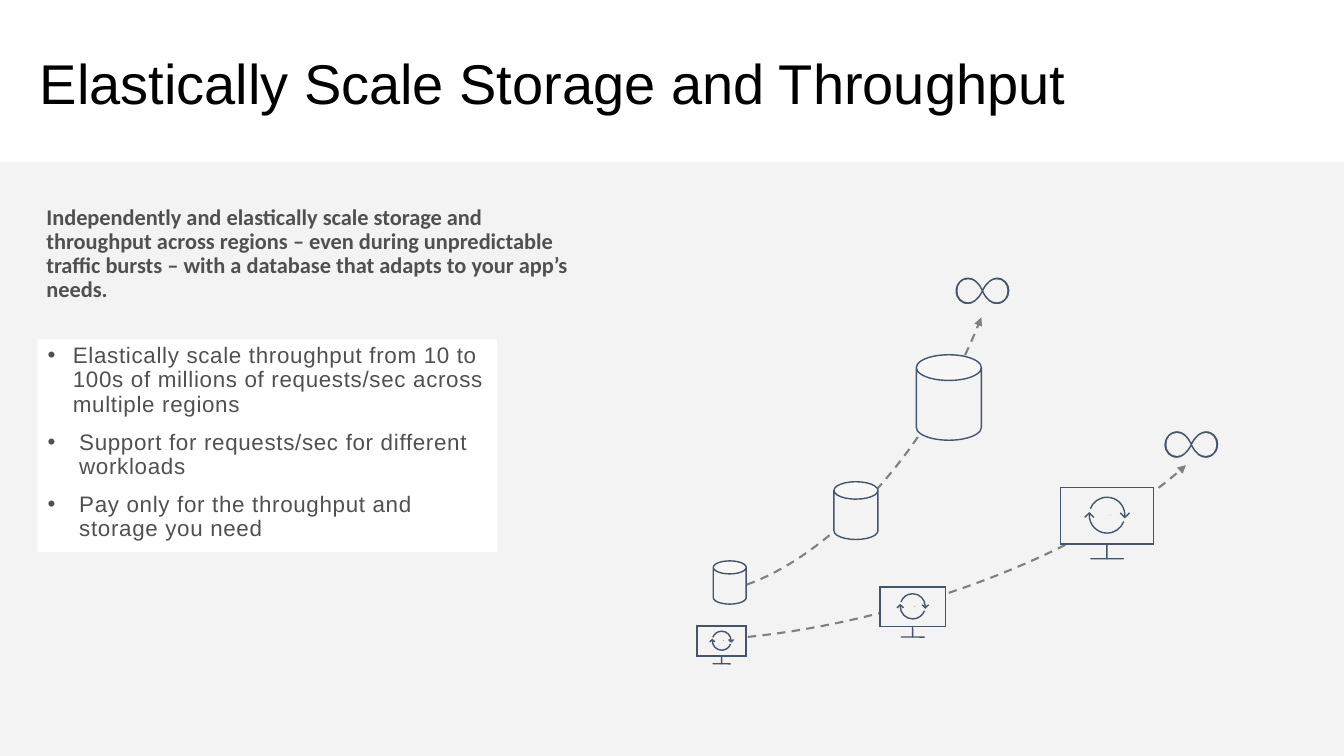
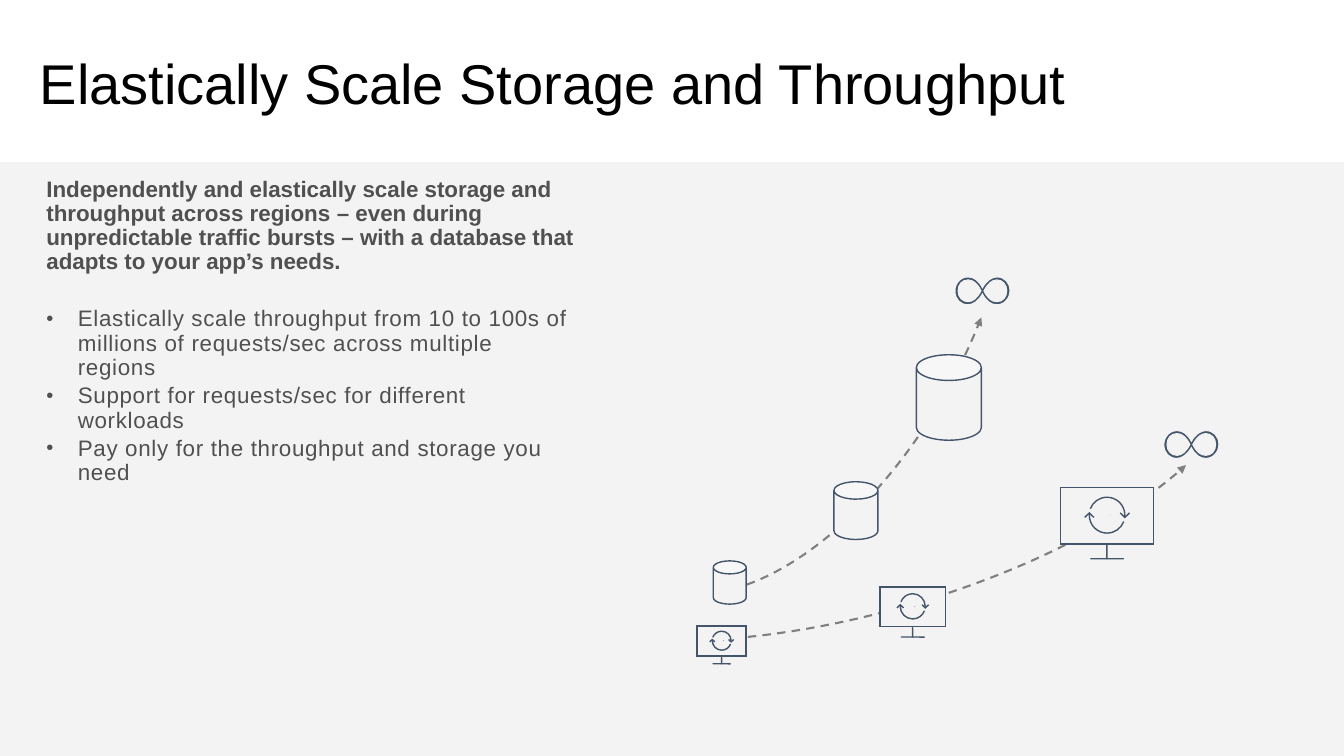
Before and after one commit to CosmosDB/labs, a slide deck: slide 7 of decks/Overview-Value-Proposition-Use-Cases.pptx. Drawn at 1344x756 pixels with LibreOffice and Linux fonts; fonts in the diff are those of the drawing. Boxes give left, top, right and bottom in pixels: in the first picture for what was removed or moved away, otherwise in the second. Text is boxed around its words. In the diff, an @@ line names an element or a change of style, - is before the commit and + after.

Commit message:
update overview slides formatting

```diff
--- a/decks/Overview-Value-Proposition-Use-Cases.pptx
+++ b/decks/Overview-Value-Proposition-Use-Cases.pptx
@@ text at (46, 181, 573, 274): font Calibri to Arial in "Independently and elastically scale storage and throughput ..." @@
@@ text at (78, 310, 566, 480): paragraphs added @@
+• Elastically scale throughput from 10 to 100s of millions of requests/sec across multiple regions
+• Support for requests/sec for different workloads
+• Pay only for the throughput and storage you need
@@ rectangle removed at (37, 340, 497, 553) @@
-• Elastically scale throughput from 10 to 100s of millions of requests/sec across multiple regions
-• Support for requests/sec for different workloads
-• Pay only for the throughput and storage you need
```
Also in this commit, not shown: 1 other slide changed.
